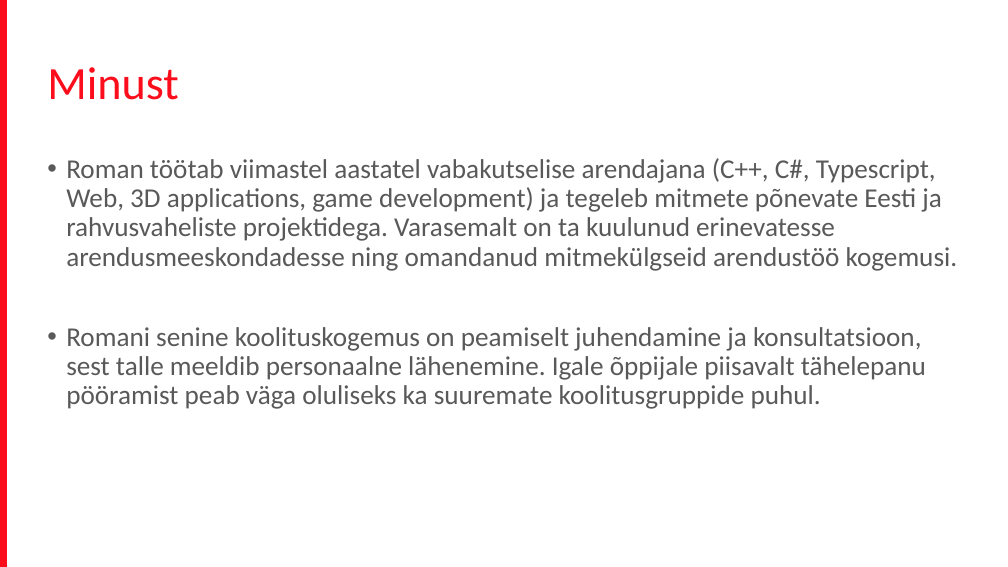
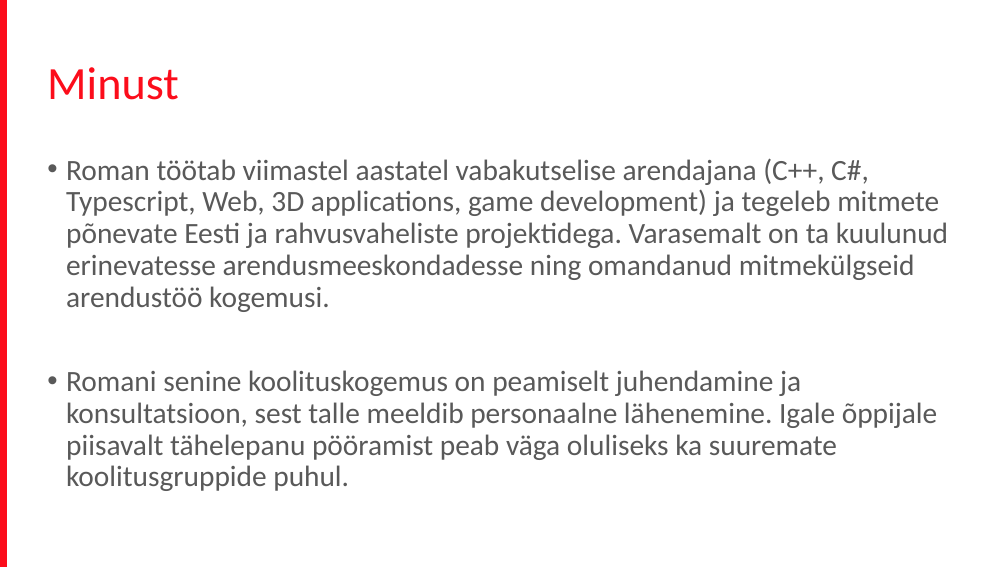
Before and after one commit to terjevolke/FrontEnd201704, a slide deck: slide 2 of Front_end_koolitus.pptx. Drawn at 1008x567 pixels with LibreOffice and Linux fonts; fonts in the diff are those of the drawing; background and template pictures are left out. Boxes give left, top, right and bottom in pixels: in the first picture for what was removed or moved away, otherwise in the second. Text is boxed around its words. In the diff, an @@ line names an element or a change of style, - is before the commit and + after.

```diff
--- a/Front_end_koolitus.pptx
+++ b/Front_end_koolitus.pptx
@@ text "Roman töötab viimastel aastatel vabakutselise ..." at (66, 158, 948, 491): size 25.9 to 28 pt @@
```
Also in this commit, not shown: 9 other slides changed, 1 slide removed.
